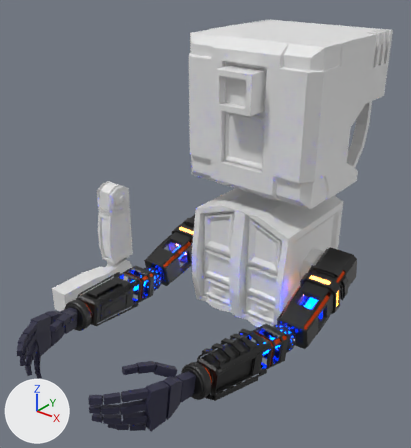
The Blender file Assets/Blender/robot.blend as it was, and as the next commit left it.
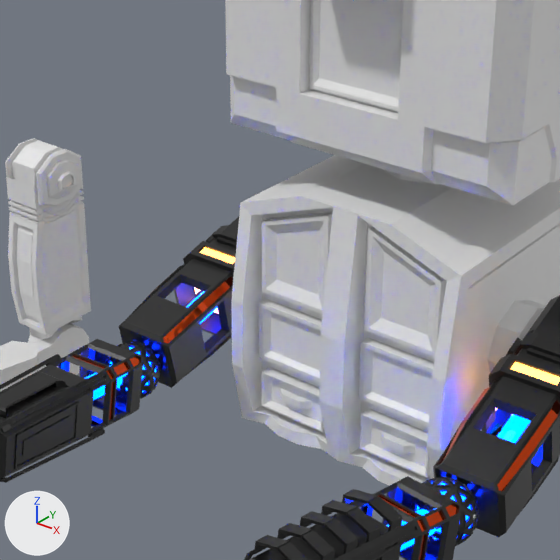
Old and new are each drawn whole from a camera (50 mm lens) standing at (1.016, -1.719, 0.5) and looking at (-0.124, -0.294, -0.384) and again close up on the part from 23% to 80% of the width and 27% to 80% of the height. Arrows for +X, +Y and +Z are at lower left; the lights stay in place.

Names of what the first close-up shows: 'Body Connector', 'Forearm.R', 'Forearms.003', 'Head', 'Left Bicep', 'Left Bicep.001', 'Left Elbow', 'Left Elbow.001', 'Left Forearm', 'Leg', 'Leg Connector'.
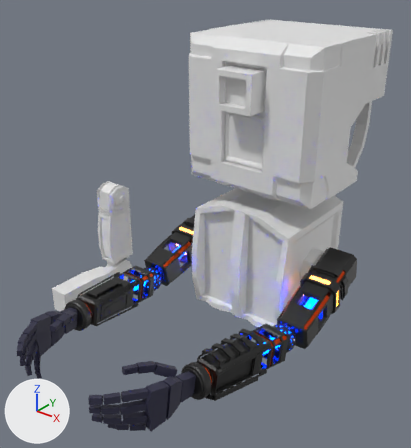
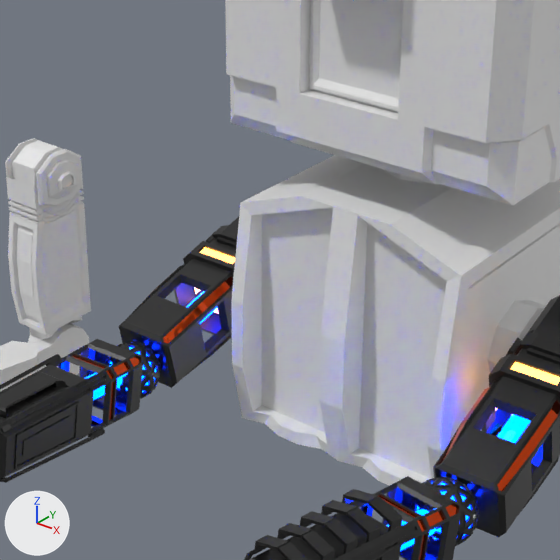
What differs and where, as boxes [x1, y1, x2, y2] in the close-ups (560 x 560 px):
part 1 of me_cube, cut back
    before: [259, 208, 447, 479]
    after: [262, 208, 447, 479]

The edits, one by one:
me_cube is used by ob_body_connector; location (0.0, -0.065, -0.55).
me_cube had 606 vertices, 592 faces and spanned x -0.257..0.0, y -0.22..0.196, z -0.287..0.24.
me_cube now has 444 vertices, 430 faces and spans x -0.257..0.0, y -0.22..0.196, z -0.287..0.24.
Part 1, on me_cube:
172 vertices are removed from x -0.166..-0.03, y -0.191..-0.172, z -0.159..0.217.
192 faces are deleted.
8 vertices move from x -0.161..-0.036, y -0.188..-0.172, z 0.111..0.208 to x -0.163..-0.033, y -0.172, z 0.11..0.213.
10 vertices are added at x -0.163..-0.033, y -0.172, z 0.045..0.223.
30 new faces join them.
